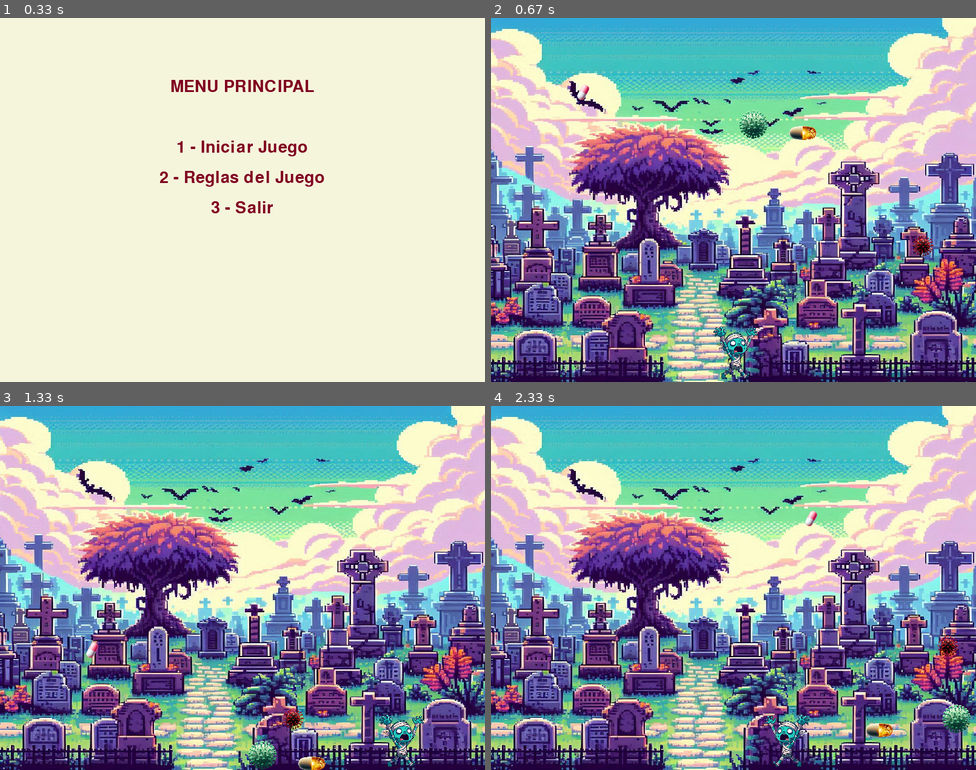
Above: before the commit, frames 1-4 (two rows, left to right).
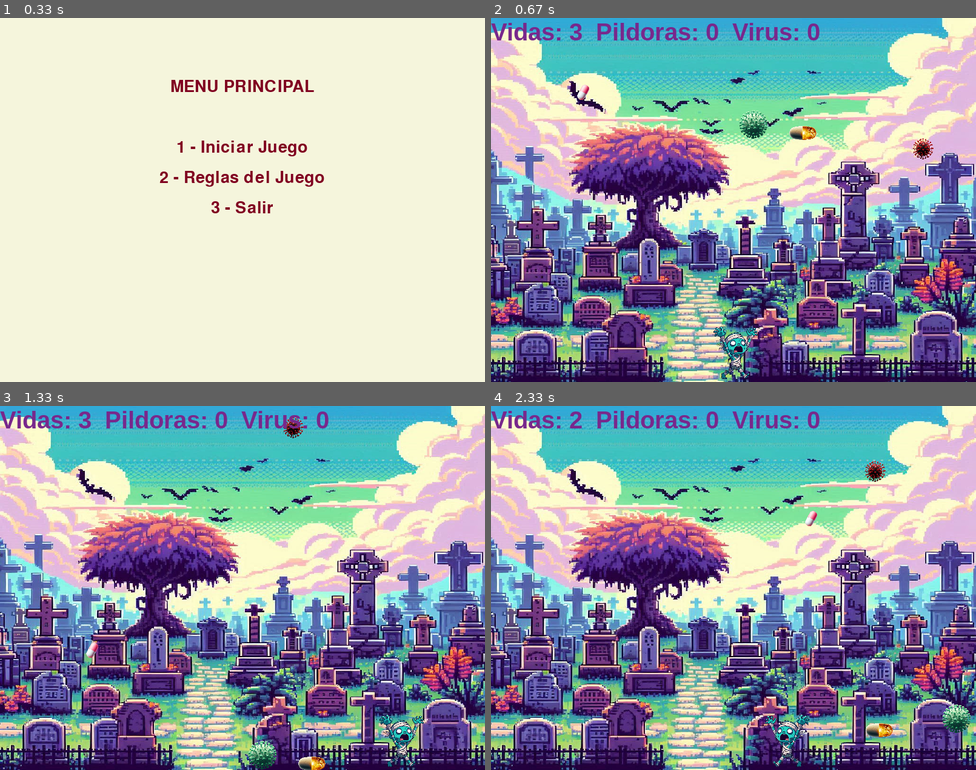
Above: after the commit, the same moments.

Repository: VictoriaCema/Pygame_2doParcial
Game: pygame game, started from main_juego.py
Two runs of this game, one before a commit and one after it. Both use one fixed random seed, a clock stepped at 60 frames per second and the inputs below.
Inputs:
- Up to frame 1 (0.33 s): no input
- Up to frame 2 (0.67 s): tap 1 at 0.33 s
- Up to frame 3 (1.33 s): hold Right 0.67-1.13 s; hold Right from 1.17 s (still down)
- Up to frame 4 (2.33 s): release Right at 1.63 s; hold Left 1.67-2.2 s; hold Left from 2.23 s (still down)

Frame 1 is identical in both runs. In frame 2, 1.5% of the frame differs, in the area x 0-92%, y 1-66%; in frame 3, 1.5%; in frame 4, 1.5%, in the area x 0-97%, y 1-69%.

Commit message:
Agrandamos las imagenes del ganado o perdido y agregamos el estado del jugador a la pantalla principal

Diff:
--- a/funciones.py
+++ b/funciones.py
@@ -17,6 +17,7 @@
         x_pildora = random.randint(0, medidas_ventana[0] - rect_pildora.width)
         y_pildora = -rect_pildora.height
         return x_pildora, y_pildora, True
+
     return rect_pildora.x, rect_pildora.y, False
 
 def detectar_colision_virus(rect_personaje, rect_virus, estado_jugador, medidas_ventana, sonido_virus):
@@ -108,6 +109,7 @@
     # Texto de las reglas
     reglas = [
         "REGLAS DEL JUEGO:",
+        "",
         "1. Mueve a Somvicks con las flechas <- y ->.",
         "2. Atrapa las píldoras rosas para sumar puntos.",
         "3. Consigue 20 píldoras rosas para ganar.",
@@ -115,6 +117,7 @@
         "5. Pierdes 1 vida cada 3 virus verdes que tocas.",
         "6. Pierdes 1 vida por cada virus rojo que tocas.",
         "7. La pildora amarilla te devuelve 1 vida. ",
+        "",
         "Presiona ESC para volver al menú principal."
     ]
 
@@ -196,6 +199,7 @@
     """Dibuja los elementos en la pantalla."""
     reloj.tick(60)
     ventana.blit(imagen_fondo, (0, 0))
+
     if direccion == "derecha":
         ventana.blit(somvicks_D, (x_somvicks, y_somvicks))
     else:
@@ -212,10 +216,17 @@
     if resultado == "ganaste":
         sonido_ganar.play()
         ventana.fill((0, 0, 0))
-        ventana.blit(ganaste_img, ((medidas_ventana[0] - 400) // 2, (medidas_ventana[1] - 300) // 2))
+        ventana.blit(ganaste_img, ((medidas_ventana[0] - 700) // 2, (medidas_ventana[1] - 500) // 2))
     elif resultado == "perdiste":
         sonido_perder.play()
         ventana.fill((0, 0, 0))
-        ventana.blit(game_over_img, ((medidas_ventana[0] - 400) // 2, (medidas_ventana[1] - 300) // 2))
+        ventana.blit(game_over_img, ((medidas_ventana[0] - 700) // 2, (medidas_ventana[1] - 500) // 2))
     pygame.display.flip()
     pygame.time.wait(3000)
+
+def ranking(ventana, estado_jugador):
+    texto = f"Vidas: {estado_jugador['vidas']}  Pildoras: {estado_jugador['pildoras']}  Virus: {estado_jugador['virus']}"
+    fuente = pygame.font.SysFont("Arial Black", 36)
+    mensaje = fuente.render(texto, True, (120, 40, 140))
+    ventana.blit(mensaje, (0, 0))
+    pygame.display.flip()
--- a/main_juego.py
+++ b/main_juego.py
@@ -69,16 +69,20 @@
                 estado_jugador["vidas"] -= 1
                 estado_jugador["virus"] = 0
                 print(f"¡Perdiste una vida! Vidas restantes: {estado_jugador['vidas']}")
-                if estado_jugador["vidas"] <= 0:
-                    print("¡Game Over!")
-                    resultado = "perdiste"
-                    jugando = 2
+
+            if estado_jugador["vidas"] <= 0:
+                print("¡Game Over!")
+                resultado = "perdiste"
+                jugando = 2
 
             # Colision con pildora salvadora
             x_pildora_salvadora, y_pildora_salvadora, ganado1 = detectar_colision_pildora_salvadora(rect_somvicks, rect_pildora_salvadora, estado_jugador, medidas_ventana, sonido_pildora)
 
             # Dibujar pantalla
             dibujar_elementos(ventana, x_somvicks, y_somvicks,x_pildora, y_pildora, x_virus, y_virus, x_virus_mortal, y_virus_mortal, x_pildora_salvadora, y_pildora_salvadora, reloj, direccion)
+
+            ranking(ventana, estado_jugador)
+
 
         # Pantalla final
         pygame.mixer.music.stop()
--- a/variables.py
+++ b/variables.py
@@ -1,5 +1,6 @@
 import pygame
 import random
+pygame.font.init()
 pygame.mixer.init()
 
 # Crear una ventana
@@ -18,7 +19,7 @@
 print(estado_jugador)
 
 # Carga del Somvicks!! <3
-#somvicks = pygame.image.load("C:/Users/Victoria/Desktop/SomvicksPygame/pequeñoSomvicksD.png")
+somvicks = pygame.image.load("C:/Users/Victoria/Desktop/SomvicksPygame/pequeñoSomvicksD.png")
 # Achicar a Somvicks
 ancho_somvicks, alto_somvicks = 100, 100
 somvicks_D = pygame.transform.scale((pygame.image.load("C:/Users/Victoria/Desktop/SomvicksPygame/pequeñoSomvicksD.png")), (ancho_somvicks, alto_somvicks))
@@ -47,11 +48,11 @@
 
 # estas variables guardan la imagen que aparece cuando perdes
 game_over_img = pygame.image.load("C:/Users/Victoria/Desktop/SomvicksPygame/gameover.png")
-game_over_img = pygame.transform.scale(game_over_img, (400, 300))
+game_over_img = pygame.transform.scale(game_over_img, (700, 500))
 
 # Estas variables pertenece a la imagen que aparece cuanod ganas
 ganaste_img = pygame.image.load("C:/Users/Victoria/Desktop/SomvicksPygame/ganaste.png")
-ganaste_img = pygame.transform.scale(ganaste_img, (400, 300))
+ganaste_img = pygame.transform.scale(ganaste_img, (700, 500))
 
 
 # Posición inicial del personaje
@@ -74,7 +75,7 @@
 # Variables del virus mortal
 x_virus_mortal = random.randint(0, medidas_ventana[0] - ancho_virus)
 y_virus_mortal = -alto_virus
-velocidad_virus_mortal = 20
+velocidad_virus_mortal = 12
 
 # Variables de la pildora salvadora
 x_pildora_salvadora = random.randint(0, medidas_ventana[0] - 35)
@@ -88,3 +89,6 @@
 sonido_virus = pygame.mixer.Sound("C:/Users/Victoria/Desktop/SomvicksPygame/virus1.wav")
 sonido_ganar = pygame.mixer.Sound("C:/Users/Victoria/Desktop/SomvicksPygame/ganar.wav")
 sonido_perder = pygame.mixer.Sound("C:/Users/Victoria/Desktop/SomvicksPygame/perder.wav")
+
+#texto del ranking del jugador
+texto = f"Vidas: {estado_jugador['vidas']}  Pildoras: {estado_jugador['pildoras']}  Virus: {estado_jugador['virus']}"
